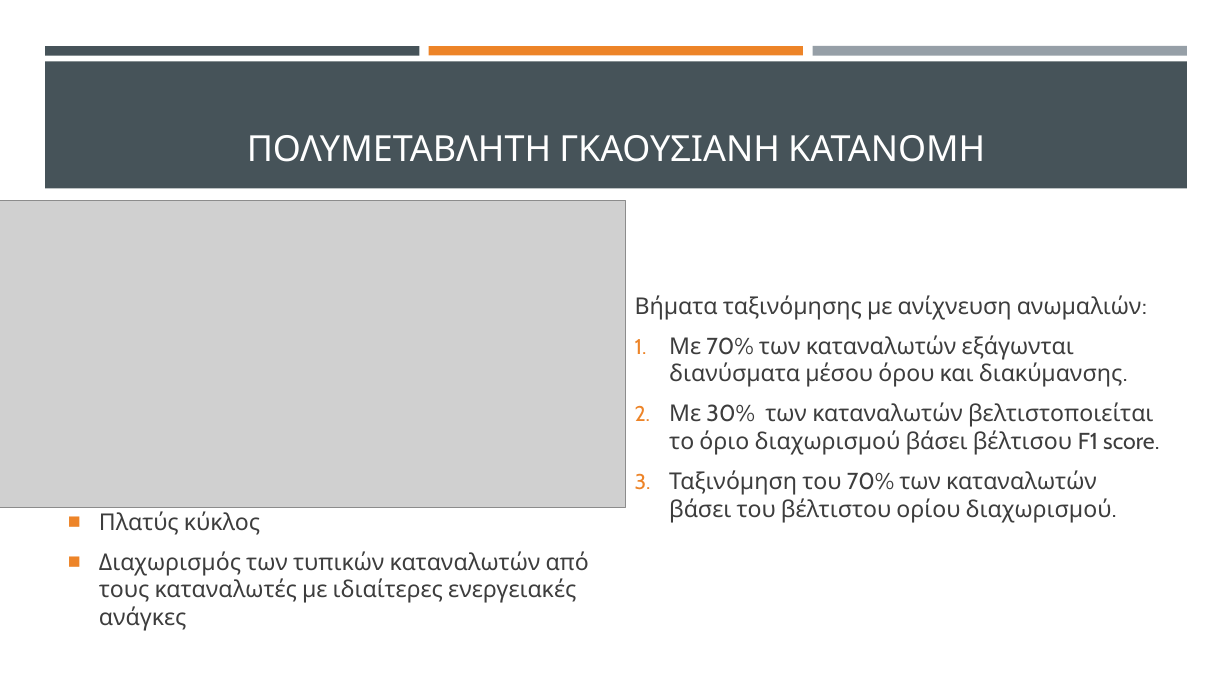
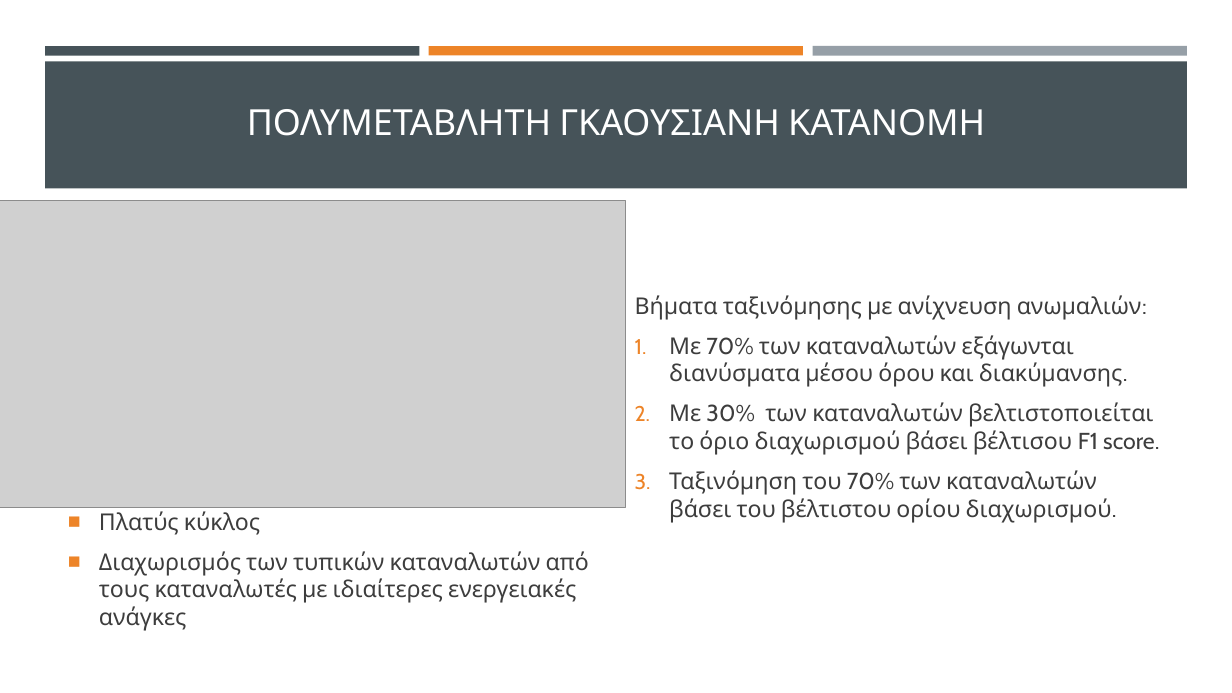
Before and after one commit to thanmitsel/Theft-detection, a slide deck: slide 15 of LateX/Presentation/Copy-Ανιχνευση μη τεχνικων απωλειων με συστηματα μηχανικης μαθησης.pptx. Drawn at 1232x693 pixels with LibreOffice and Linux fonts; fonts in the diff are those of the drawing; grey boxes stand for pictures. Boxes give left, top, right and bottom in pixels: in the first picture for what was removed or moved away, otherwise in the second. Text is boxed around its words. In the diff, an @@ line names an element or a change of style, - is before the commit and + after.

```diff
--- a/LateX/Presentation/Copy-Ανιχνευση μη τεχνικων απωλειων με συστηματα μηχανικης μαθησης.pptx
+++ b/LateX/Presentation/Copy-Ανιχνευση μη τεχνικων απωλειων με συστηματα μηχανικης μαθησης.pptx
@@ title "ΠΟΛΥΜΕΤΑΒΛΗΤΗ ΓΚΑΟΥΣΙΑΝΗ ΚΑΤΑΝΟΜΗ": place and size @@
-title "ΠΟΛΥΜΕΤΑΒΛΗΤΗ ΓΚΑΟΥΣΙΑΝΗ ΚΑΤΑΝΟΜΗ" at bbox=[247, 135, 985, 162]
+title "ΠΟΛΥΜΕΤΑΒΛΗΤΗ ΓΚΑΟΥΣΙΑΝΗ ΚΑΤΑΝΟΜΗ" at bbox=[247, 109, 985, 136]
```
Also in this commit, not shown: 9 other slides changed, 3 other files.
